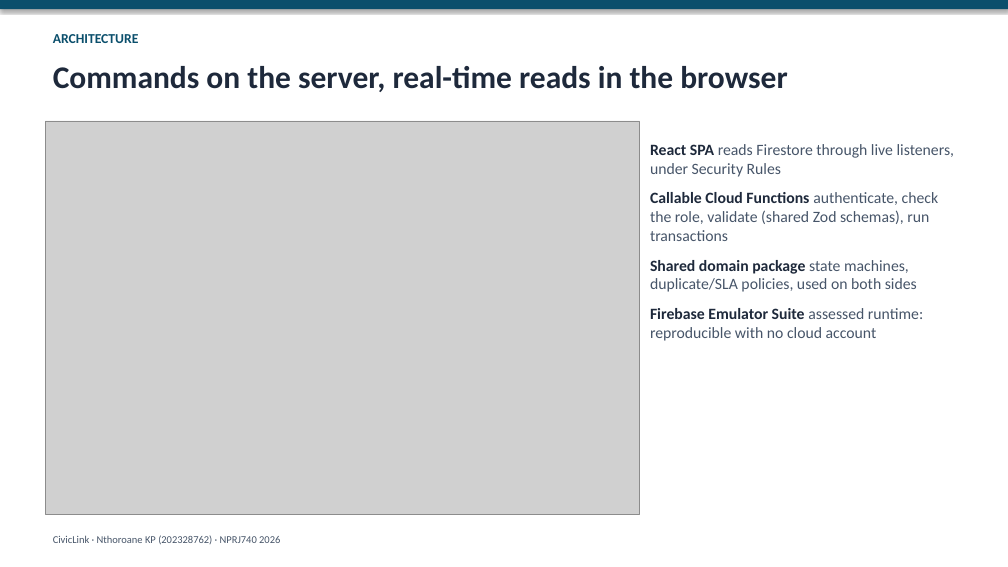
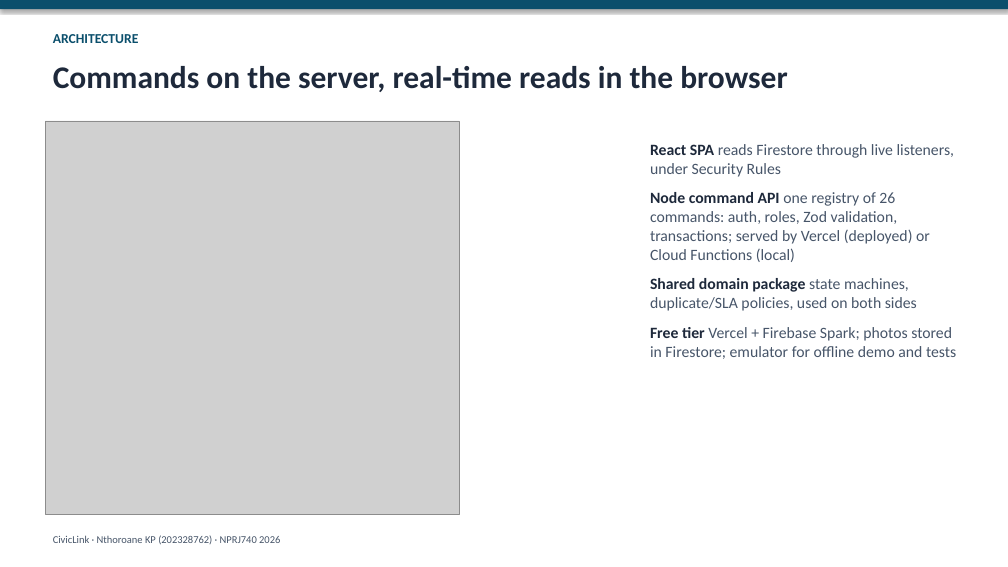
Before and after one commit to altechemist/civiclink, a slide deck: slide 3 of docs/presentation/CivicLink_Presentation.pptx. Drawn at 1008x567 pixels with LibreOffice and Linux fonts; fonts in the diff are those of the drawing; grey boxes stand for pictures. Boxes give left, top, right and bottom in pixels: in the first picture for what was removed or moved away, otherwise in the second. Text is boxed around its words. In the diff, an @@ line names an element or a change of style, - is before the commit and + after.

```diff
--- a/docs/presentation/CivicLink_Presentation.pptx
+++ b/docs/presentation/CivicLink_Presentation.pptx
@@ picture: place and size @@
-picture at <box>45,121,640,514</box>
+picture at <box>45,121,459,514</box>
@@ text at <box>650,192,930,262</box>: text changed @@
-Callable Cloud Functions authenticate, check the role, validate (shared Zod schemas), run transactions
+Node command API one registry of 26 commands: auth, roles, Zod validation, transactions; served by Vercel (deployed) or Cloud Functions (local)
@@ text at <box>650,327,956,359</box>: text changed @@
-Firebase Emulator Suite assessed runtime: reproducible with no cloud account
+Free tier Vercel + Firebase Spark; photos stored in Firestore; emulator for offline demo and tests
```
Also in this commit, not shown: 2 other slides changed, 22 other files.
